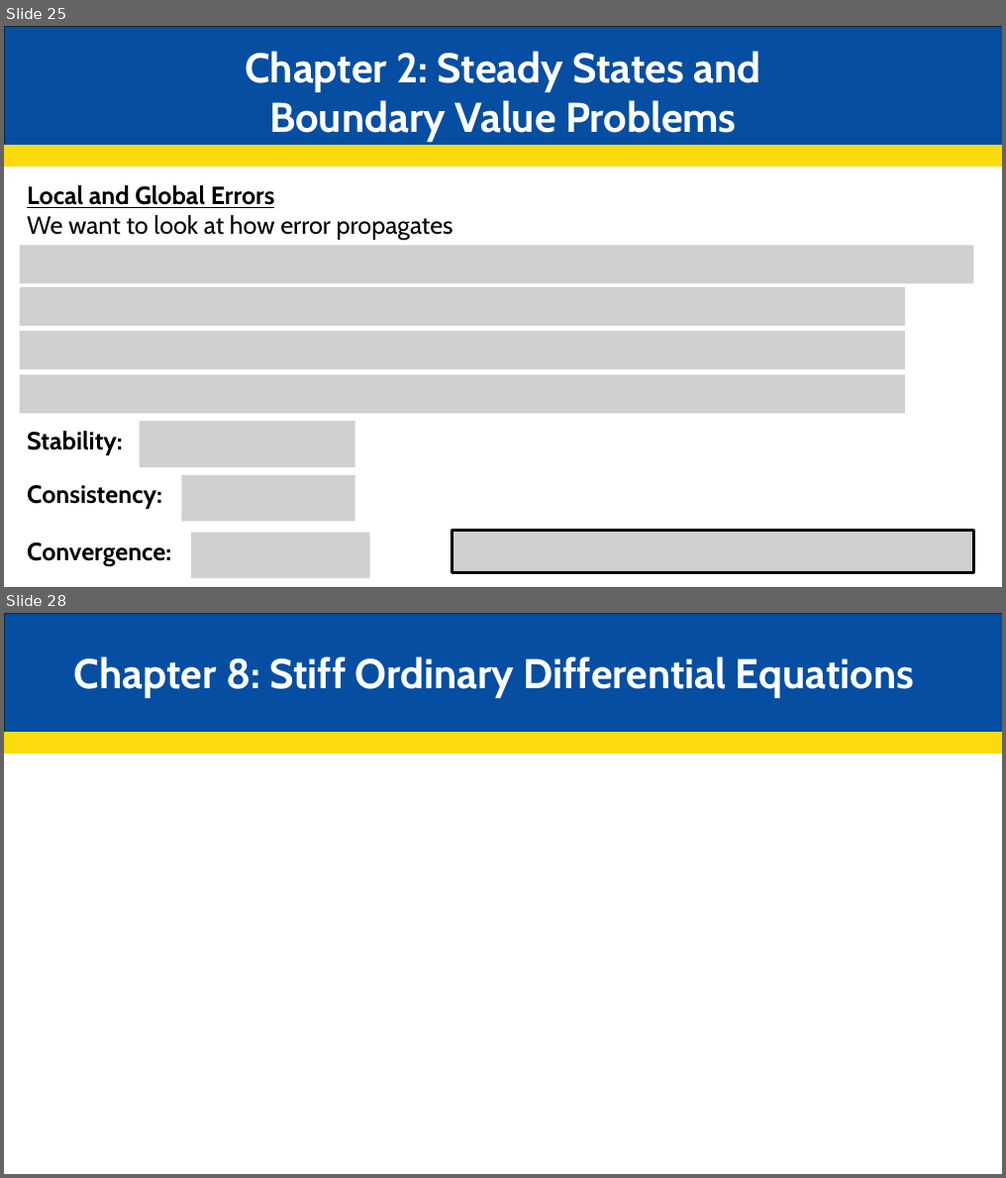
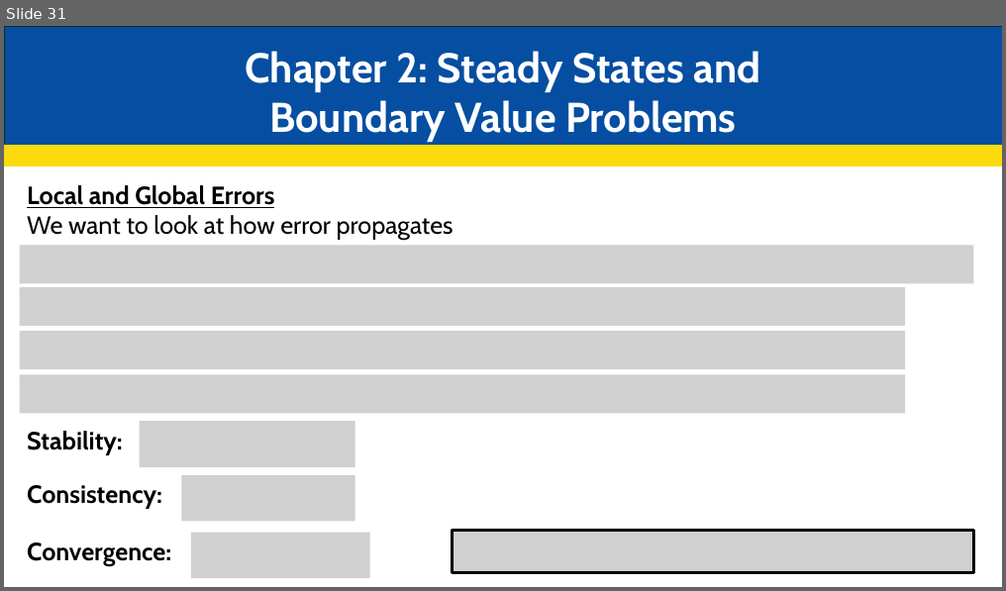
Before and after one commit to JakeCisc210/Candidacy, a slide deck: Reading Course/Presentations/Game Theory Twelve.pptx. Shown one above the other, each under a label of ours: slides 25 and 28 before the commit, slide 31 after it; the slides between them are not shown. The pictures are 1006x1178 and 1006x591 pixels, drawn with LibreOffice and Linux fonts; fonts in the diff are those of the drawing; grey boxes stand for pictures. Boxes give left, top, right and bottom in pixels: in the first picture for what was removed or moved away, otherwise in the second. Text is boxed around its words. In the diff, an @@ line names an element or a change of style, - is before the commit and + after.

```diff
--- a/Reading Course/Presentations/Game Theory Twelve.pptx
+++ b/Reading Course/Presentations/Game Theory Twelve.pptx
@@ slide 28 removed at (4, 613, 1002, 1174), background #FFFFFF @@
@@ rectangle removed at (5, 613, 1002, 733) @@
@@ text removed at (74, 657, 914, 698) @@
-Chapter 8: Stiff Ordinary Differential Equations
@@ rectangle removed at (4, 733, 1002, 753) @@
@@ what was slide 25 is now slide 31 @@
```
Also in this commit, not shown: 4 slides changed, 10 slides added, 2 other slides removed.
